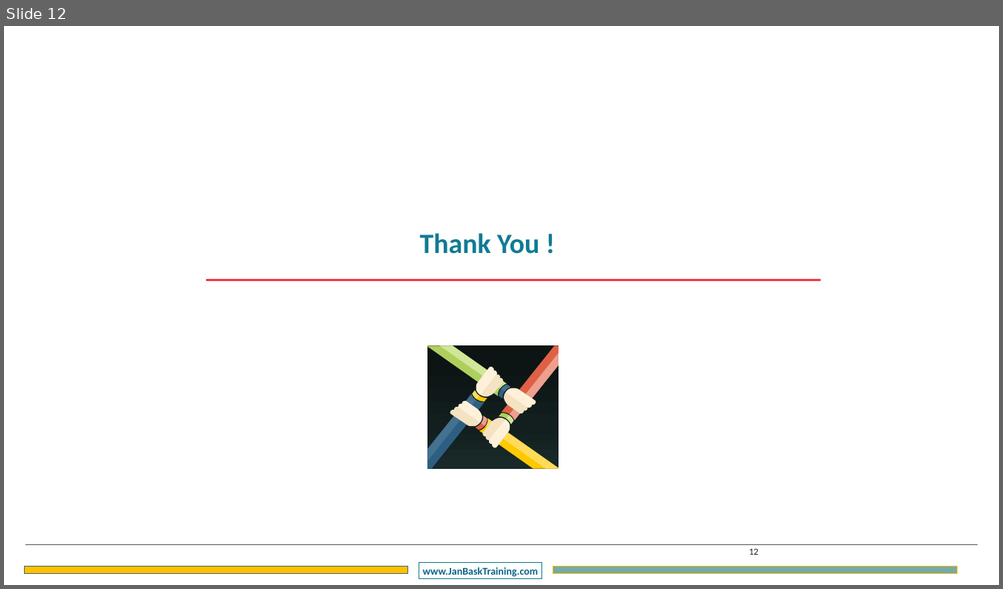
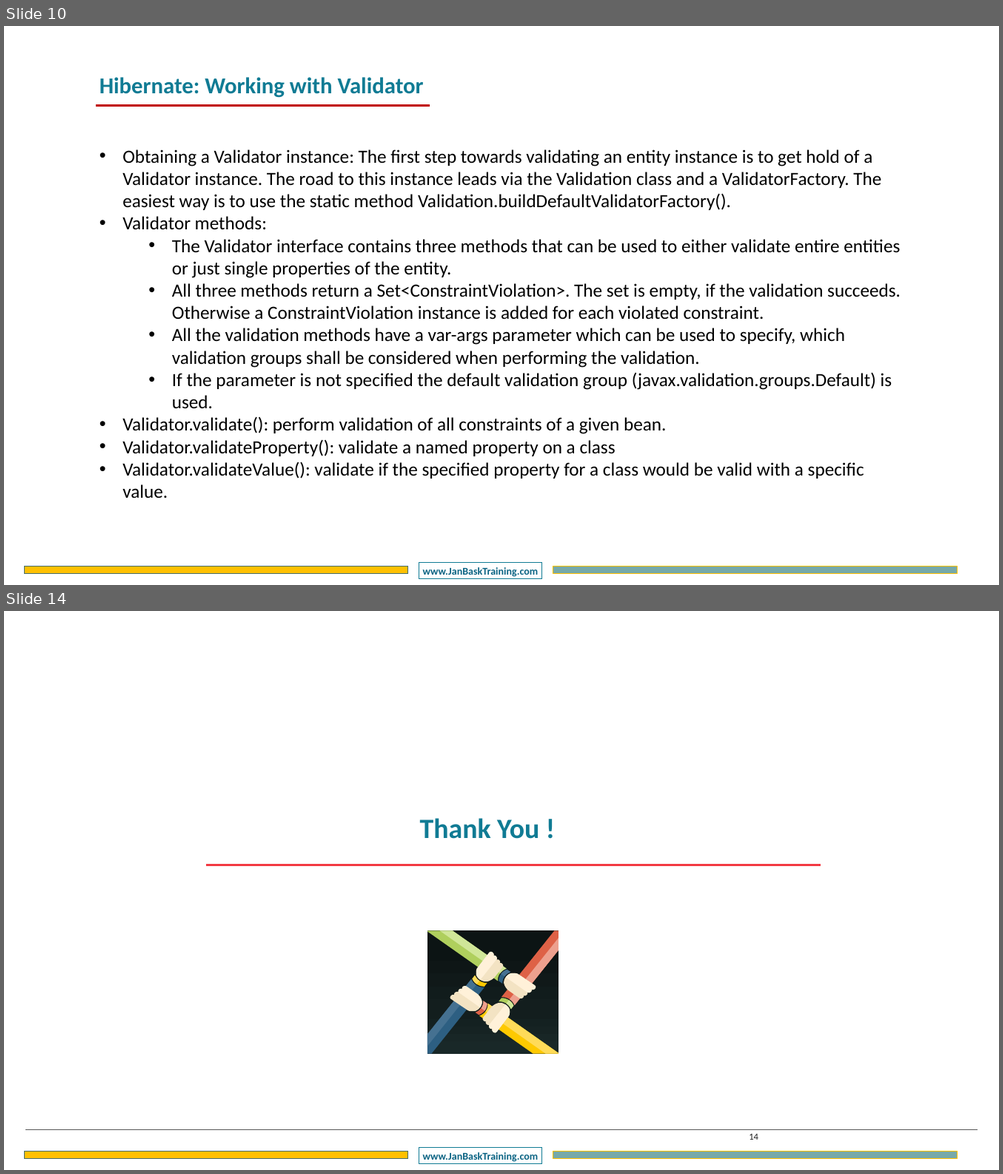
Before and after one commit to CompleteJavaTraining/J2EE, a slide deck: slides/HIBERNATE/HIBERNATE - Chapter5.pptx. Shown one above the other, each under a label of ours: slide 12 before the commit, slides 10 and 14 after it; the slides between them are not shown. The pictures are 1003x589 and 1003x1174 pixels, drawn with LibreOffice and Linux fonts; fonts in the diff are those of the drawing; background and template pictures are left out. Boxes give left, top, right and bottom in pixels: in the first picture for what was removed or moved away, otherwise in the second. Text is boxed around its words. In the diff, an @@ line names an element or a change of style, - is before the commit and + after.

```diff
--- a/slides/HIBERNATE/HIBERNATE - Chapter5.pptx
+++ b/slides/HIBERNATE/HIBERNATE - Chapter5.pptx
@@ slide 10 added at (4, 26, 999, 585), background #FFFFFF; not listed: 3 template elements that a slide beside it also shows @@
@@ text added at (99, 77, 424, 98), 44 pt, text #107B94, bold @@
+Hibernate: Working with Validator
@@ line added from (96, 106) to (430, 106), #C00000 4.5 pt @@
@@ text added at (122, 150, 900, 499), 36 pt, text #000000 @@
+• Obtaining a Validator instance: The first step towards validating an entity instance is to get hold of a Validator instance. The road to this instance leads via the Validation class and a ValidatorFactory. The easiest way is to use the static method Validation.buildDefaultValidatorFactory().
+• Validator methods:
+  • The Validator interface contains three methods that can be used to either validate entire entities or just single properties of the entity.
+  • All three methods return a Set<ConstraintViolation>. The set is empty, if the validation succeeds. Otherwise a ConstraintViolation instance is added for each violated constraint.
+  • All the validation methods have a var-args parameter which can be used to specify, which validation groups shall be considered when performing the validation.
+  • If the parameter is not specified the default validation group (javax.validation.groups.Default) is used.
+• Validator.validate(): perform validation of all constraints of a given bean.
+• Validator.validateProperty(): validate a named property on a class
+• Validator.validateValue(): validate if the specified property for a class would be valid with a specific value.
@@ what was slide 12 is now slide 14 @@
@@ page number at (748, 1134, 758, 1140): text changed @@
-12
+14
```
Also in this commit, not shown: 2 slides changed, 10 other slides added, 9 slides removed.
